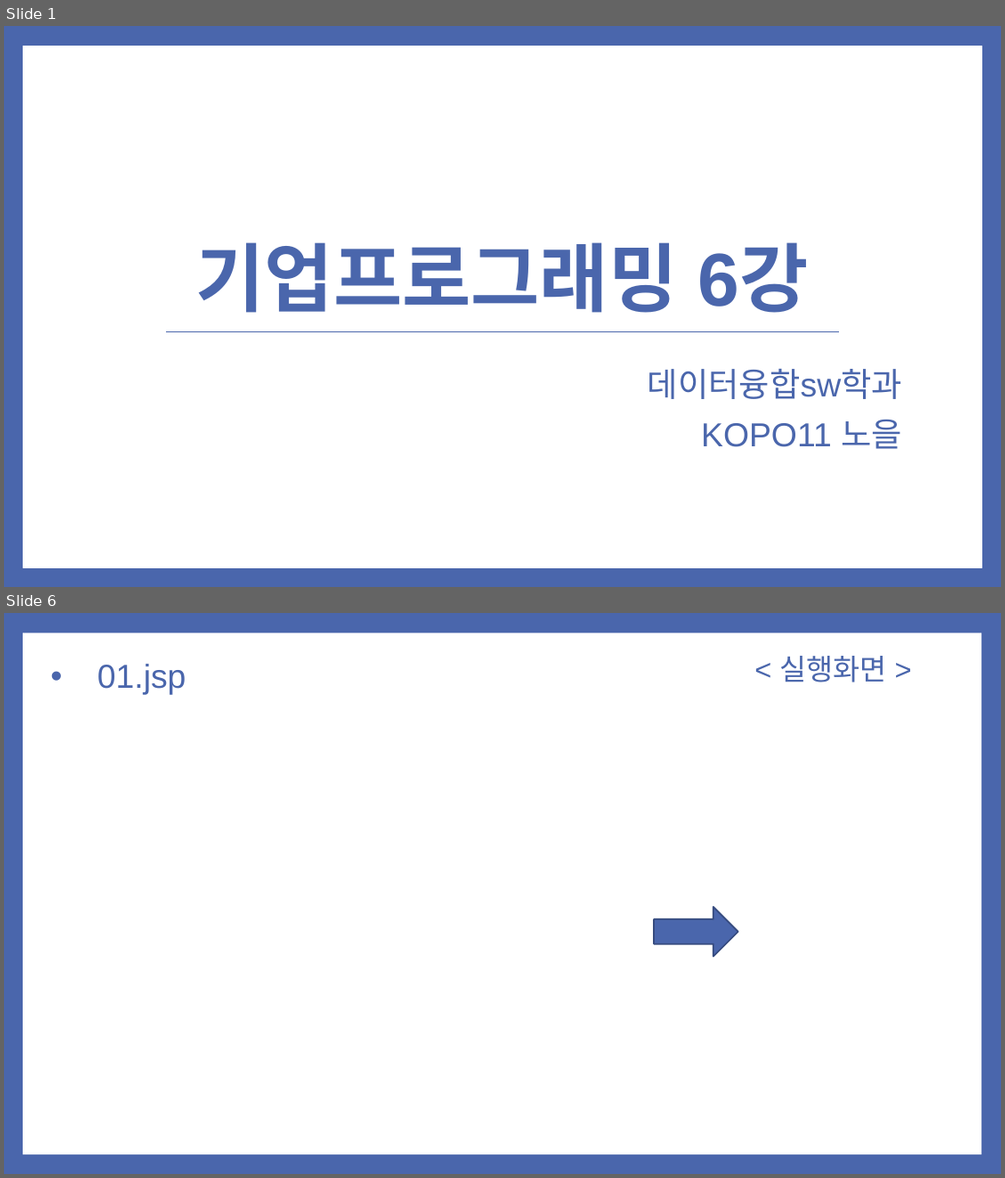
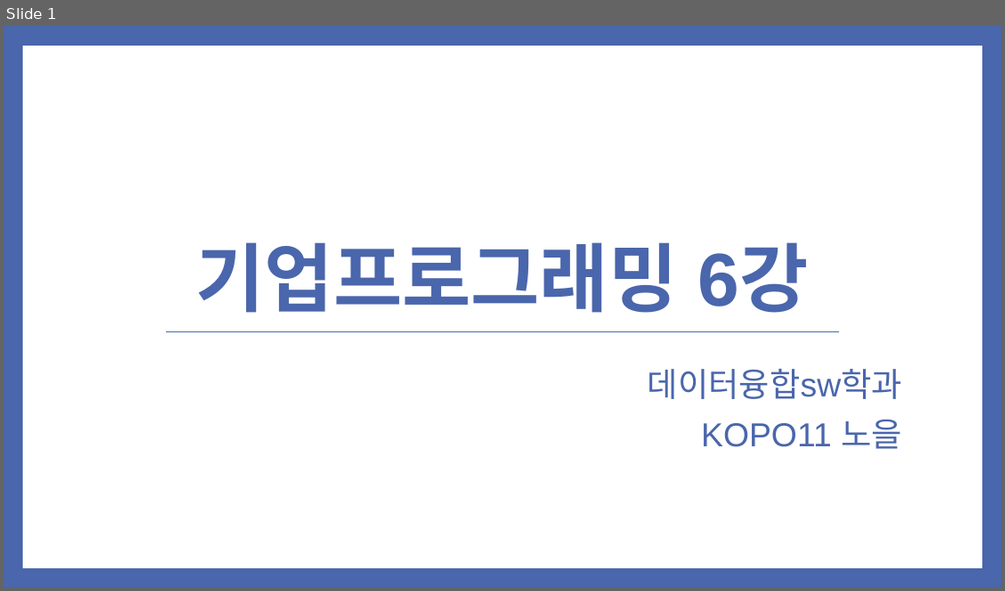
Before and after one commit to noheul1030/KOPO-HTML, a slide deck: 과제PPT/기업업무 6강.pptx. Shown one above the other, each under a label of ours: slides 1 and 6 before the commit, slide 1 after it; the slides between them are not shown. The pictures are 1005x1178 and 1005x591 pixels, drawn with LibreOffice and Linux fonts; fonts in the diff are those of the drawing. Boxes give left, top, right and bottom in pixels: in the first picture for what was removed or moved away, otherwise in the second. Text is boxed around its words. In the diff, an @@ line names an element or a change of style, - is before the commit and + after.

```diff
--- a/과제PPT/기업업무 6강.pptx
+++ b/과제PPT/기업업무 6강.pptx
@@ slide 6 removed at box(4, 613, 1001, 1174), background #4A66AC @@
@@ rectangle removed at box(23, 633, 981, 1154) @@
@@ title removed at box(97, 664, 186, 695) @@
-• 01.jsp
@@ text removed at box(780, 656, 887, 682) @@
-< 실행화면 >
@@ right arrow removed at box(654, 907, 738, 957) @@
```
Also in this commit, not shown: 3 slides changed, 8 slides added, 4 other slides removed.
